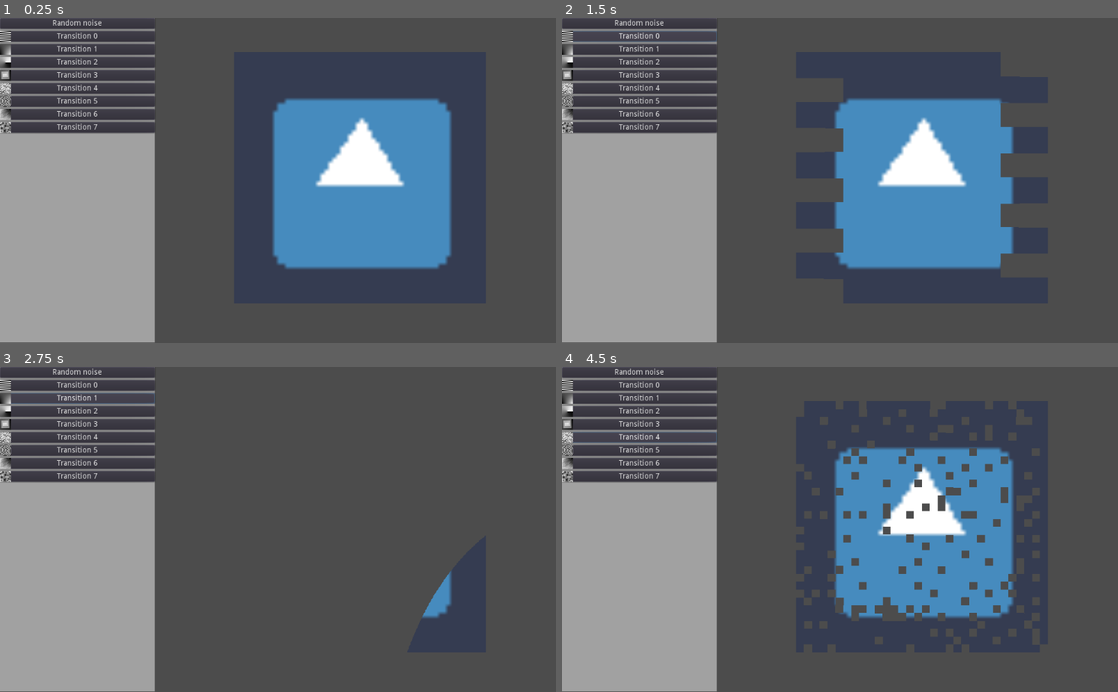
Above: before the commit, frames 1-4 (two rows, left to right).
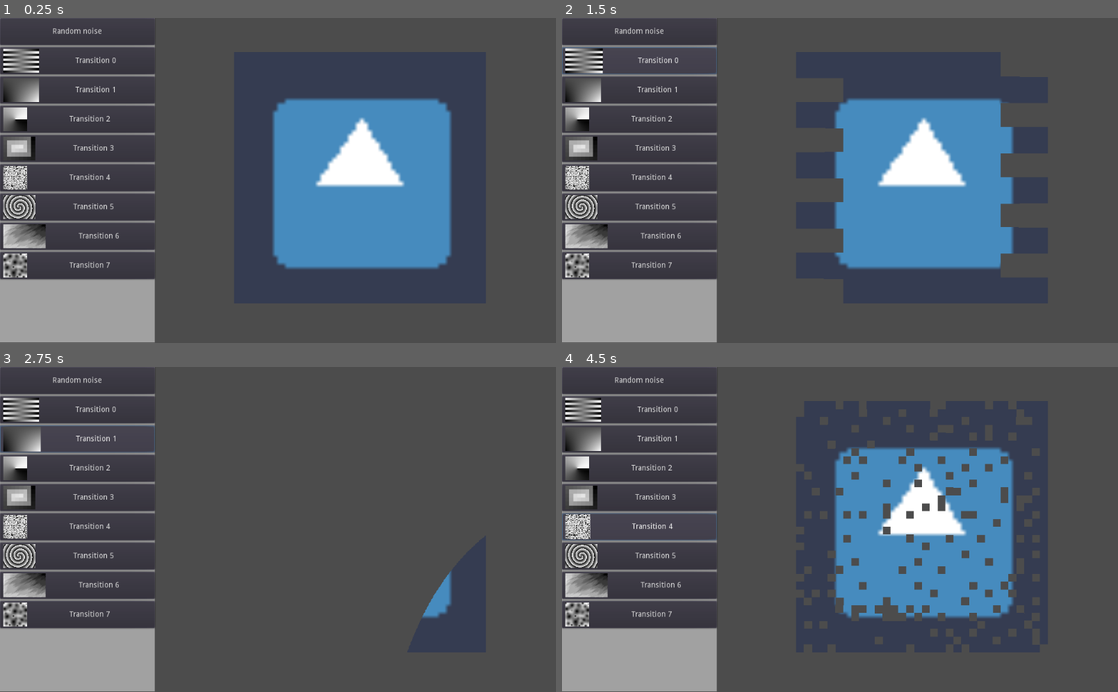
Above: after the commit, the same moments.

Repository: snowbillr/learning-godot
Game: Godot game, scene res://World.tscn
Two runs of this game, one before a commit and one after it. Both use one fixed random seed, a clock stepped at 60 frames per second and the inputs below. The engine's default icon, where the game draws it, is replaced by a stand-in: a white triangle on a blue panel in a dark square.
Inputs:
- Up to frame 1 (0.25 s): no input
- Up to frame 2 (1.5 s): click "Random noise" at 0.5 s; click "Transition 0" at 1.25 s
- Up to frame 3 (2.75 s): click "Transition 1" at 2 s
- Up to frame 4 (4.5 s): click "Transition 2" at 2.75 s; click "Transition 3" at 3.5 s; click "Transition 4" at 4.25 s

The runs differ from the first frame. In frame 1, 16% of the frame differs, in the area x 0-28%, y 0-81%; in frame 2, 16%; in frame 3, 16%; in frame 4, 16%.

Commit message:
better looking buttons

Diff:
--- a/alpha-cutoff-shader/World.gd
+++ b/alpha-cutoff-shader/World.gd
@@ -26,14 +26,12 @@
         var button = Button.new()
         button.text = "Transition %s" % i
         button.connect("pressed", self, "_on_Button_pressed", [i])
+        button.rect_min_size.y = 50
+
+        button.expand_icon = true
+        button.icon = transition_sources[i]
+
         button_container.add_child(button)
-
-        var icon = Sprite.new()
-        icon.texture = transition_sources[i]
-        icon.scale = Vector2(20, 20) / transition_sources[i].get_size()
-        button.add_child(icon)
-        icon.position = Vector2(10, 10)
-
 
 func _on_Button_pressed(transition_index: int) -> void:
     _play_transition_with_texture(transition_sources[transition_index])
--- a/alpha-cutoff-shader/World.tscn
+++ b/alpha-cutoff-shader/World.tscn
@@ -72,6 +72,7 @@
 
 [node name="RandomNoiseButton" type="Button" parent="ColorRect/VBoxContainer"]
 margin_right = 285.0
-margin_bottom = 20.0
+margin_bottom = 50.0
+rect_min_size = Vector2( 0, 50 )
 text = "Random noise"
 [connection signal="pressed" from="ColorRect/VBoxContainer/RandomNoiseButton" to="." method="_on_RandomNoiseButton_pressed"]
